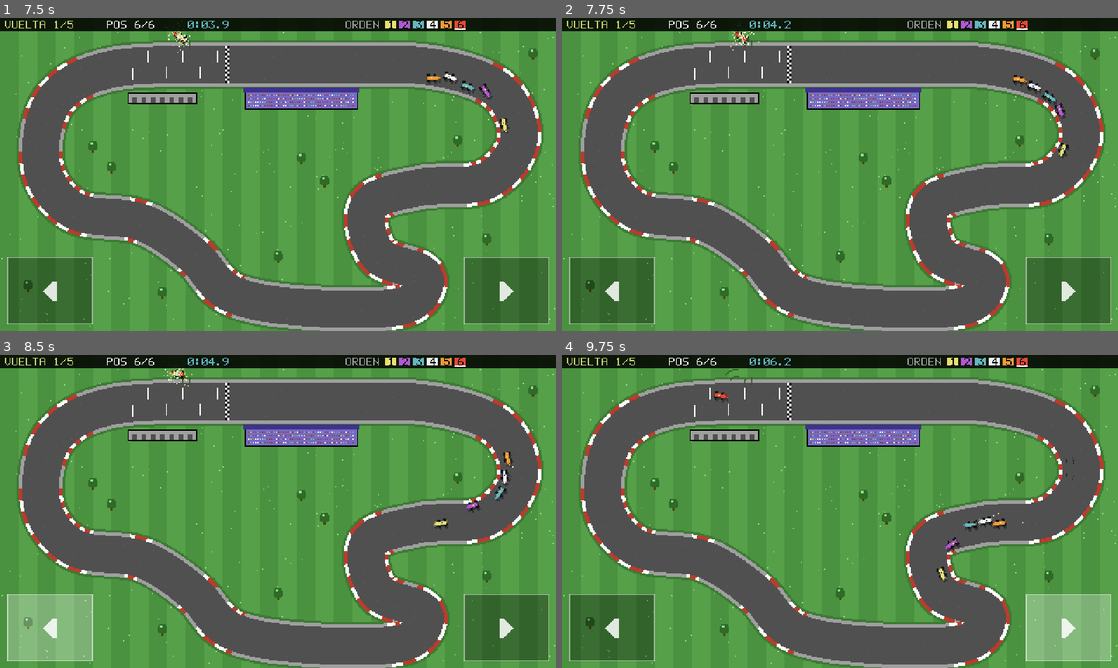
Above: before the commit, frames 1-4 (two rows, left to right).
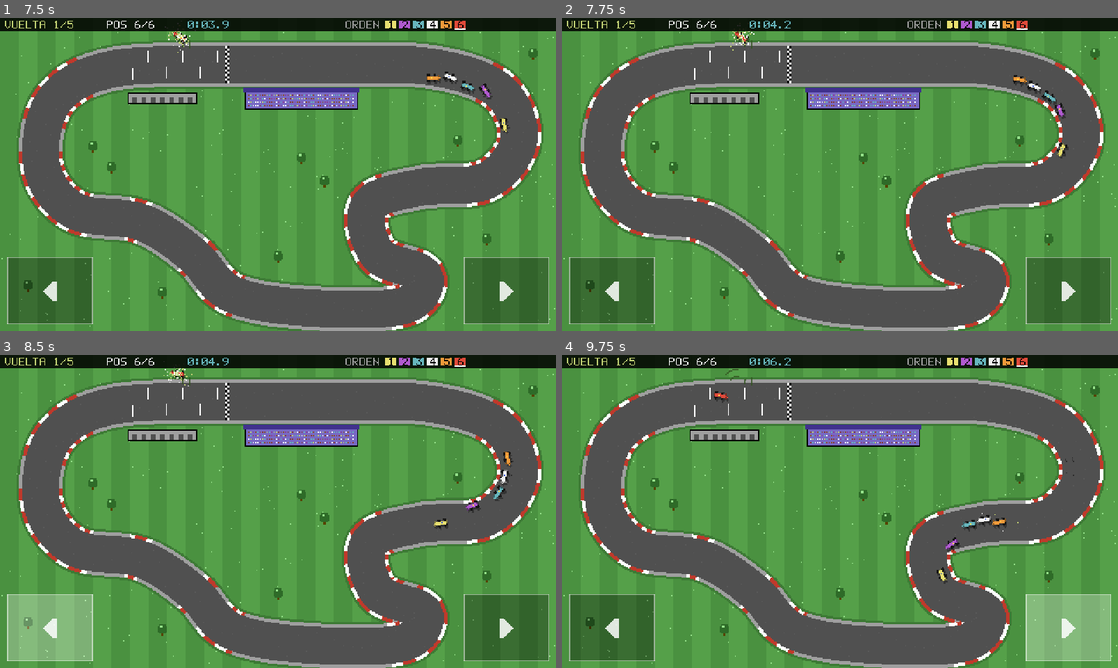
Above: after the commit, the same moments.

Repository: gmatiascr62/Mini_Racing
Game: Godot game, scene res://scenes/menu.tscn
Same seed, same stepped clock (60 frames per second), same inputs: the game is played once before the commit and once after it.
Inputs (mouse positions are in pixels of both pictures, inside the frame that each line leads up to):
- Up to frame 1 (7.5 s): tap Enter at 0.5, 2 s; move the mouse to (400, 158) at 0.52 s; hold Right 0.53-1.25 s; tap 0 at 0.6, 3.6, 6.6 s; click (400, 158) at 0.67 s; tap Space at 1.25 s; drag from (166, 190) to (250, 237) at 1.27 s; move the mouse to (333, 105) at 2.02 s; hold Right 2.03-2.75 s; tap Backspace at 2.1, 5.1 s; drag from (250, 237) to (111, 127) at 2.77 s; move the mouse to (444, 221) at 3.52 s; hold Left 3.53-4.25 s; drag from (111, 127) to (194, 96) at 4.27 s; move the mouse to (305, 174) at 5.02 s; hold Left 5.03-5.75 s; click (305, 174) at 5.17 s; drag from (194, 96) to (166, 190) at 5.77 s; move the mouse to (400, 158) at 6.52 s; hold Right 6.53-7.25 s; drag from (166, 190) to (250, 237) at 7.27 s
- Up to frame 2 (7.75 s): no input
- Up to frame 3 (8.5 s): move the mouse to (333, 442) at 8.02 s; hold Left from 8.03 s (still down); tap Backspace at 8.1 s
- Up to frame 4 (9.75 s): release Left at 8.75 s; drag from (812, 574) to (673, 464) at 8.77 s; move the mouse to (1006, 558) at 9.52 s; hold Right from 9.53 s (still down); tap 0 at 9.6 s; click (1006, 558) at 9.67 s

Frame 1 is identical in both runs. In frame 2, less than 0.1% of the frame differs, in the area x 89-92%, y 39-45%; in frame 3, less than 0.1%; in frame 4, 0.2%, in the area x 67-93%, y 33-74%.

Commit message:
Less skidding when turning (no brake)
- Tyre grip 225 -> 250: the car still slides when it enters a corner too
  fast, but about half as often (measured with imperfect steering bots)
- CPU corner-speed reference unchanged, so the extra grip helps the player
- CALLEJERO CPU corner boost 1.5 -> 1.8 to keep its levels in line

Co-Authored-By: Claude Opus 5.5 <noreply@anthropic.com>
Claude-Session: https://claude.ai/code/session_01SbH8MQ9P8zcaPRNqLMhUgo

Diff:
--- a/scripts/race_sim.gd
+++ b/scripts/race_sim.gd
@@ -15,7 +15,7 @@
 const GRASS_DRAG := 170.0
 const OVERSPEED_DRAG := 60.0
 const TURN_RATE := 2.75
-const GRIP_ROAD := 225.0
+const GRIP_ROAD := 250.0
 const GRIP_GRASS := 95.0
 const SKID_LAT := 13.0
 const SKID_DRAG := 24.0
--- a/scripts/track.gd
+++ b/scripts/track.gd
@@ -109,7 +109,7 @@
 	elif id == "callejero":
 		style = "city"
 		edge_wall = 15.0 + 2.0
-		cpu_corner = 1.5
+		cpu_corner = 1.8
 		half_width = 15.0
 		kerb_curv = 0.02
 		control = _rounded_path(Vector2(230, 36), CALLEJERO_CORNERS, 20.0)
